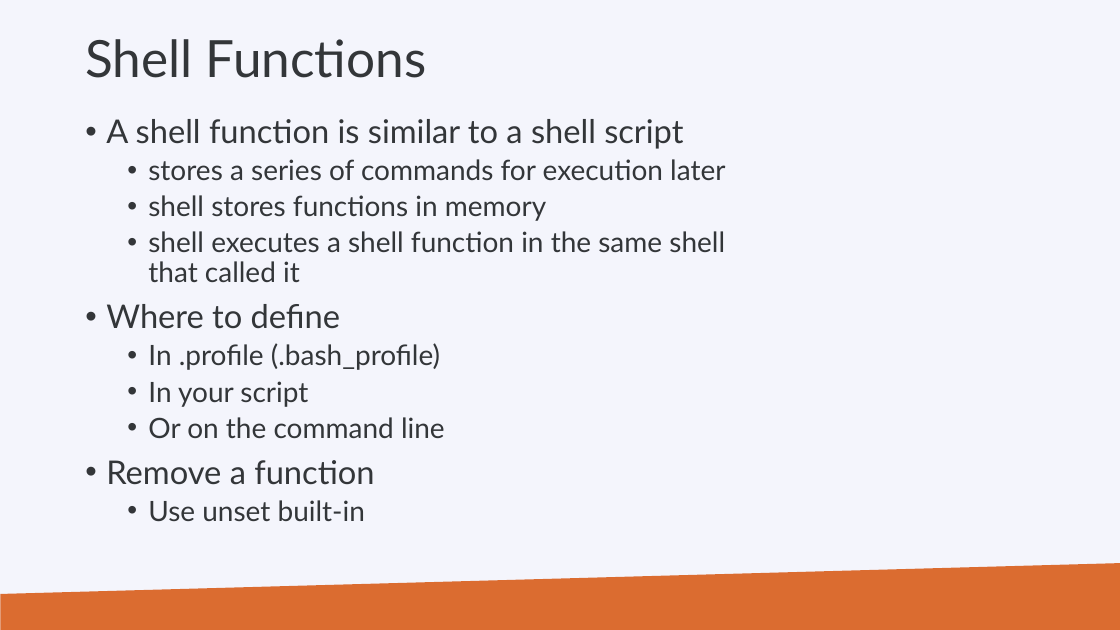
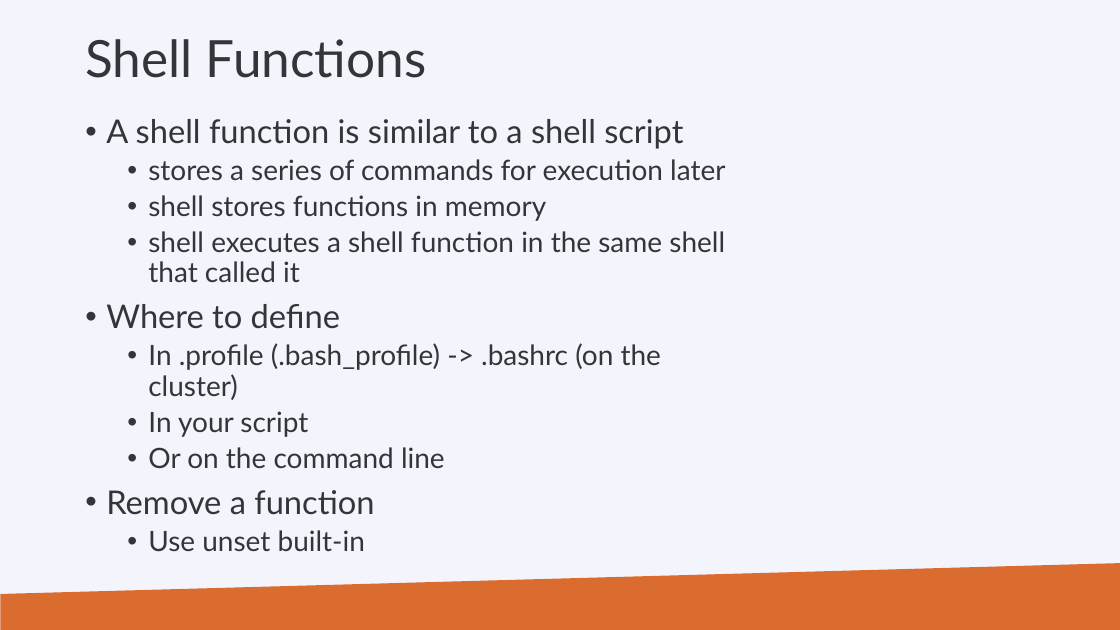
Before and after one commit to hpcleuven/Linux-scripting, a slide deck: slide 145 of Linux-scripting.pptx. Drawn at 1120x630 pixels with LibreOffice and Linux fonts; fonts in the diff are those of the drawing; background and template pictures are left out. Boxes give left, top, right and bottom in pixels: in the first picture for what was removed or moved away, otherwise in the second. Text is boxed around its words. In the diff, an @@ line names an element or a change of style, - is before the commit and + after.

```diff
--- a/Linux-scripting.pptx
+++ b/Linux-scripting.pptx
@@ text at <box>148,343,661,400</box>: text changed @@
-  • In .profile (.bash_profile)
+  • In .profile (.bash_profile) -> .bashrc (on the cluster)
```
Also in this commit, not shown: 9 other slides changed, 1 other file.
